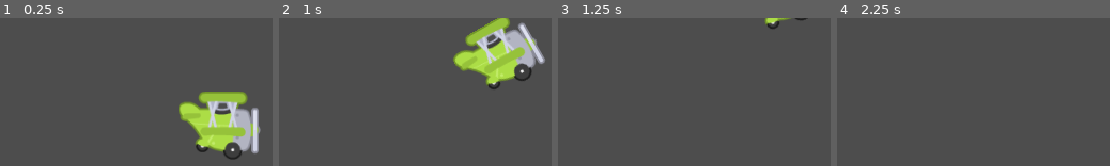
Above: before the commit, frames 1-4 (left to right).
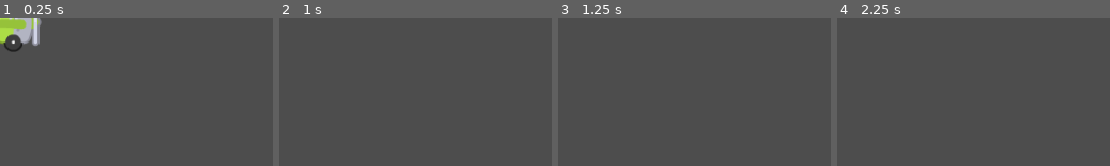
Above: after the commit, the same moments.

Repository: MoonForestStudios/moon-forest-rnd
Game: Godot game, scene res://scenes/player/player.tscn
Same seed, same stepped clock (60 frames per second), same inputs: the game is played once before the commit and once after it.
Inputs (mouse positions are in pixels of both pictures, inside the frame that each line leads up to):
- Up to frame 1 (0.25 s): no input
- Up to frame 2 (1 s): tap Enter at 0.5 s; move the mouse to (outside the picture) at 0.52 s; click (outside the picture) at 0.77 s
- Up to frame 3 (1.25 s): no input
- Up to frame 4 (2.25 s): move the mouse to (outside the picture) at 1.27 s; click (outside the picture) at 1.52 s; tap Space at 2 s; move the mouse to (outside the picture) at 2.02 s

The runs differ from the first frame. In frame 1, 11% of the frame differs, in the area x 0-96%, y 0-96%; in frame 2, 8.9%; in frame 3, 0.4%; in frame 4, nothing differs.

Commit message:
✨ feat: reposition Player node in main scene and update player position in player scene

Diff:
--- a/flappy-bird-clone/scenes/main/main.tscn
+++ b/flappy-bird-clone/scenes/main/main.tscn
@@ -14,7 +14,5 @@
 texture = ExtResource("1_hyk8p")
 centered = false
 
-[node name="Player" parent="Sprite2D" instance=ExtResource("2_iuonh")]
-position = Vector2(84.5, 175)
-
-[connection signal="on_game_started" from="Sprite2D/Player" to="." method="_on_player_on_game_started"]
+[node name="Player" parent="." instance=ExtResource("2_iuonh")]
+position = Vector2(220, 415)
--- a/flappy-bird-clone/scenes/player/player.tscn
+++ b/flappy-bird-clone/scenes/player/player.tscn
@@ -34,7 +34,6 @@
 radius = 40.012497
 
 [node name="Player" type="CharacterBody2D"]
-position = Vector2(234, 115)
 script = ExtResource("1_lvxji")
 
 [node name="AnimatedSprite2D" type="AnimatedSprite2D" parent="."]
